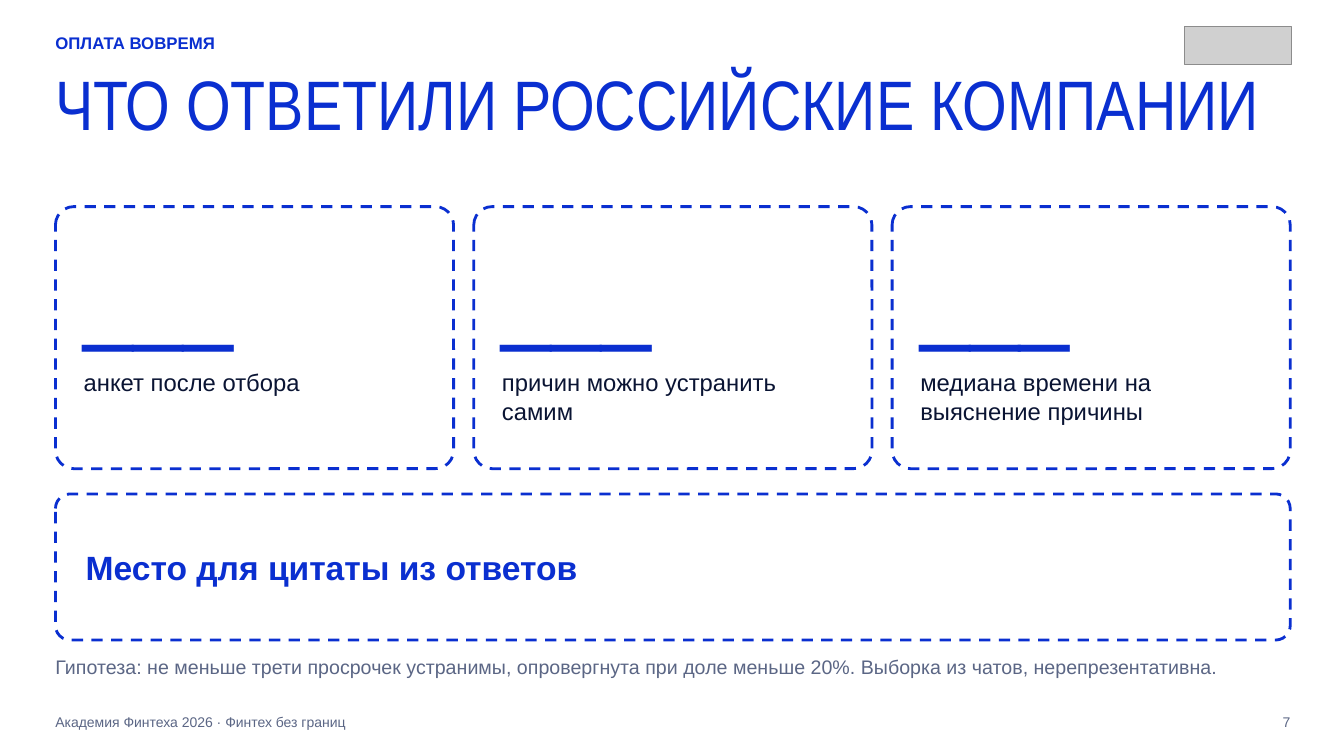
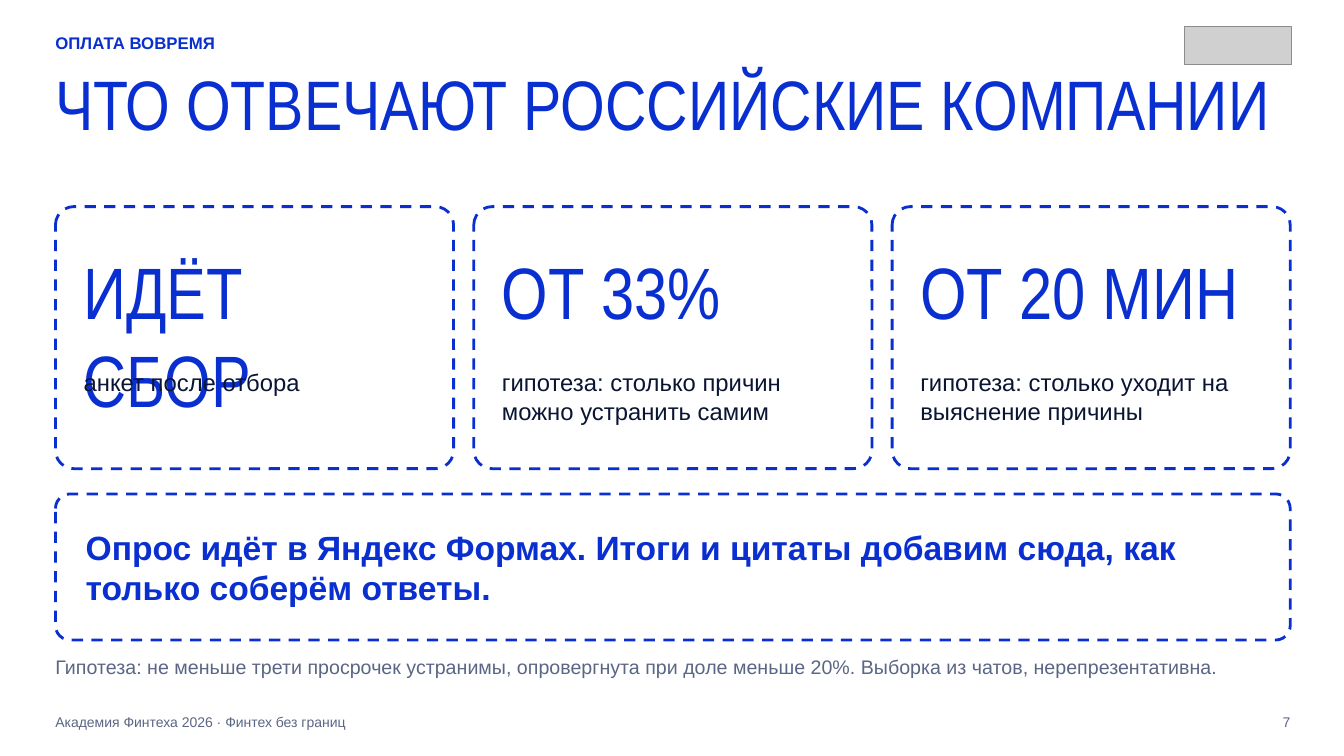
Before and after one commit to dementevma/oplata-vovremya, a slide deck: slide 7 of ПРЕЗЕНТАЦИЯ ОПЛАТА ВОВРЕМЯ.pptx. Drawn at 1344x756 pixels with LibreOffice and Linux fonts; fonts in the diff are those of the drawing; grey boxes stand for pictures. Boxes give left, top, right and bottom in pixels: in the first picture for what was removed or moved away, otherwise in the second. Text is boxed around its words. In the diff, an @@ line names an element or a change of style, - is before the commit and + after.

Commit message:
Презентация: отличие и ссылка на источники, опрос обновляется одной командой

```diff
--- a/ПРЕЗЕНТАЦИЯ ОПЛАТА ВОВРЕМЯ.pptx
+++ b/ПРЕЗЕНТАЦИЯ ОПЛАТА ВОВРЕМЯ.pptx
@@ text at (55,73,1270,131): text changed @@
-ЧТО ОТВЕТИЛИ РОССИЙСКИЕ КОМПАНИИ
+ЧТО ОТВЕЧАЮТ РОССИЙСКИЕ КОМПАНИИ
@@ text at (84,261,252,408): text changed; size 78 to 52 pt @@
-___
+ИДЁТ СБОР
@@ text at (502,268,720,320): text changed; size 78 to 52 pt @@
-___
+ОТ 33%
@@ text at (920,268,1239,320): text changed; size 78 to 52 pt @@
-___
+ОТ 20 МИН
@@ text at (502,378,781,425): text changed @@
-причин можно устранить самим
+гипотеза: столько причин можно устранить самим
@@ text at (920,378,1228,425): text changed @@
-медиана времени на выяснение причины
+гипотеза: столько уходит на выяснение причины
@@ text at (86,535,1175,607): text changed @@
-Место для цитаты из ответов
+Опрос идёт в Яндекс Формах. Итоги и цитаты добавим сюда, как только соберём ответы.
```
Also in this commit, not shown: 3 other slides changed, 7 other files.
